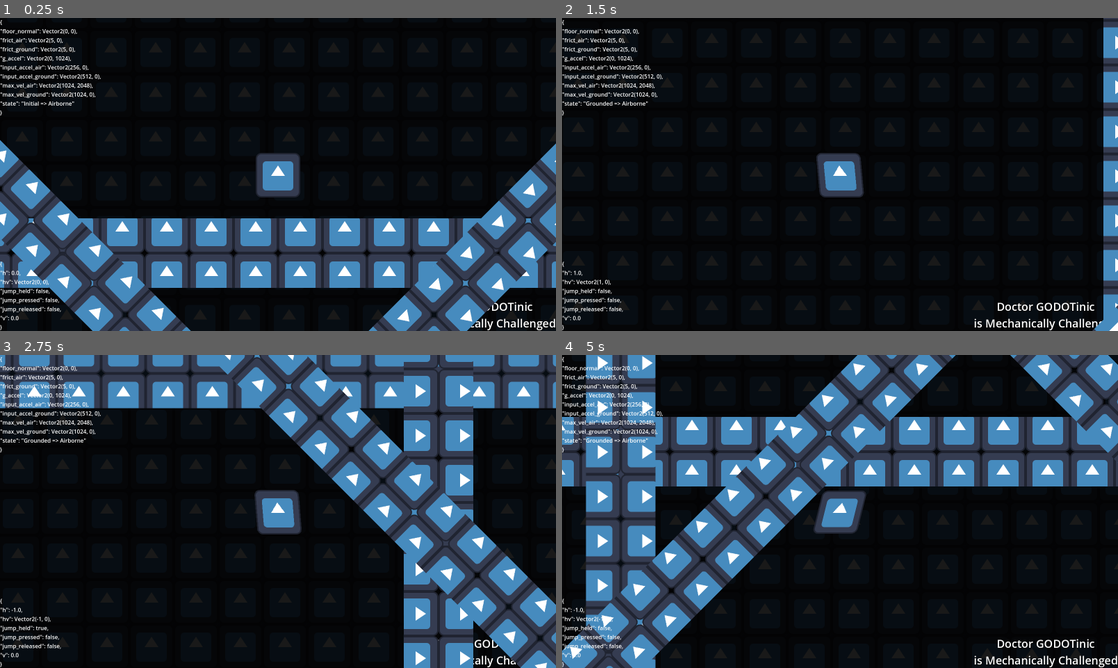
Above: before the commit, frames 1-4 (two rows, left to right).
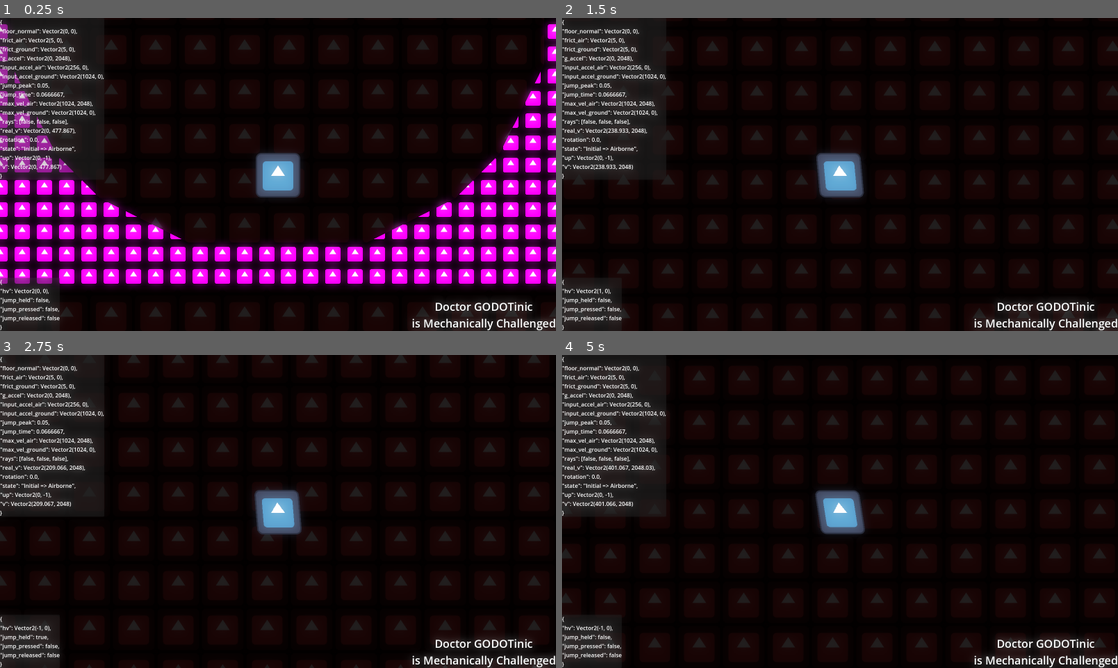
Above: after the commit, the same moments.

Repository: MechanicallyChallengedOrg/SlopesAndLoops
Game: Godot game, scene res://scenes/main.tscn
The game is run twice, just before and just after one commit, with the same random seed, the same clock (stepped at 60 frames per second) and the same inputs. The engine's default icon, where the game draws it, is replaced by a stand-in: a white triangle on a blue panel in a dark square.
Inputs:
- Up to frame 1 (0.25 s): no input
- Up to frame 2 (1.5 s): hold Space (jump) 0.53-1.28 s; hold D (right) from 0.53 s (still down); tap Space (jump) at 1.35 s
- Up to frame 3 (2.75 s): tap Space (jump) at 1.52, 1.82 s; release D (right) at 2.03 s; hold A (left) from 2.03 s (still down); hold Space (jump) from 2.03 s (still down)
- Up to frame 4 (5 s): release A (left) at 2.78 s; release Space (jump) at 2.78 s; hold D (right) 2.78-4.28 s; tap Space (jump) at 2.85, 3.02, 3.32, 4.35, 4.52, 4.82 s; hold Space (jump) 3.53-4.28 s; hold A (left) from 4.28 s (still down)

The runs differ from the first frame. In frame 1, 45% of the frame differs, in the area x 0-100%, y 0-100%; in frame 2, 15%; in frame 3, 46%; in frame 4, 50%.

Commit message:
turns out, godot snap to ground is magic

Diff:
--- a/godot4/gdscript/zaft/scenes/debug.tscn
+++ b/godot4/gdscript/zaft/scenes/debug.tscn
@@ -11,18 +11,15 @@
 grow_vertical = 2
 script = ExtResource("1_ht3bs")
 
-[node name="TopLeft" type="Control" parent="."]
+[node name="TopLeft" type="PanelContainer" parent="."]
 layout_mode = 1
-anchors_preset = 0
-offset_right = 40.0
-offset_bottom = 40.0
+offset_right = 1.0
+offset_bottom = 23.0
 
 [node name="PlayerStats" type="Label" parent="TopLeft"]
-layout_mode = 1
-offset_right = 40.0
-offset_bottom = 23.0
+layout_mode = 2
 
-[node name="BottomLeft" type="Control" parent="."]
+[node name="BottomLeft" type="PanelContainer" parent="."]
 layout_mode = 1
 anchors_preset = 2
 anchor_top = 1.0
@@ -32,10 +29,4 @@
 grow_vertical = 0
 
 [node name="PlayerInput" type="Label" parent="BottomLeft"]
-layout_mode = 1
-anchors_preset = 2
-anchor_top = 1.0
-anchor_bottom = 1.0
-offset_top = -23.0
-offset_right = 40.0
-grow_vertical = 0
+layout_mode = 2
--- a/godot4/gdscript/zaft/scenes/floor.tscn
+++ /dev/null
@@ -1,19 +0,0 @@
-[gd_scene load_steps=3 format=3 uid="uid://ih6x3irfv763"]
-
-[ext_resource type="Material" uid="uid://3p58vxj217eb" path="res://resources/floor-shader-material-resource.tres" id="1_mggru"]
-[ext_resource type="Texture2D" uid="uid://dm05le0o5xj5o" path="res://assets/icon.svg" id="2_s07sc"]
-
-[node name="Floor" type="Node2D"]
-
-[node name="Area2D" type="StaticBody2D" parent="."]
-position = Vector2(-1, 0)
-
-[node name="CollisionPolygon2D" type="CollisionPolygon2D" parent="Area2D"]
-polygon = PackedVector2Array(-1600, -100, -1600, 100, 1600, 100, 1600, -100)
-
-[node name="Polygon2D" type="Polygon2D" parent="."]
-texture_repeat = 2
-material = ExtResource("1_mggru")
-use_parent_material = true
-texture = ExtResource("2_s07sc")
-polygon = PackedVector2Array(-1600, -100, -1600, 100, 1600, 100, 1600, -100)
--- a/godot4/gdscript/zaft/scenes/level.tscn
+++ b/godot4/gdscript/zaft/scenes/level.tscn
@@ -1,34 +1,27 @@
 [gd_scene load_steps=2 format=3 uid="uid://bfq2wpblianl0"]
 
-[ext_resource type="PackedScene" uid="uid://ih6x3irfv763" path="res://scenes/floor.tscn" id="1_wbgkv"]
+[ext_resource type="PackedScene" uid="uid://ih6x3irfv763" path="res://scenes/loop_prison.tscn" id="1_wbgkv"]
 
 [node name="Level" type="Node2D"]
 
-[node name="Floor" parent="." instance=ExtResource("1_wbgkv")]
+[node name="Bottom" type="Node2D" parent="."]
 
-[node name="Floor6" parent="." instance=ExtResource("1_wbgkv")]
-position = Vector2(0, -2002)
+[node name="Floor" parent="Bottom" instance=ExtResource("1_wbgkv")]
+position = Vector2(126, 0)
 
-[node name="Floor7" parent="." instance=ExtResource("1_wbgkv")]
-position = Vector2(-1037, -785)
-rotation = 1.57079
+[node name="Floor2" parent="Bottom" instance=ExtResource("1_wbgkv")]
+position = Vector2(-128, 0)
+rotation = 3.14159
+scale = Vector2(1, -1)
 
-[node name="Floor8" parent="." instance=ExtResource("1_wbgkv")]
-position = Vector2(971, -863)
-rotation = 1.57079
+[node name="Bottom2" type="Node2D" parent="."]
+position = Vector2(0, -1536)
+scale = Vector2(1, -1)
 
-[node name="Floor2" parent="." instance=ExtResource("1_wbgkv")]
-position = Vector2(-620, -4)
-rotation = 0.785397
+[node name="Floor" parent="Bottom2" instance=ExtResource("1_wbgkv")]
+position = Vector2(126, 0)
 
-[node name="Floor3" parent="." instance=ExtResource("1_wbgkv")]
-position = Vector2(630, -4)
-rotation = 2.35619
-
-[node name="Floor4" parent="." instance=ExtResource("1_wbgkv")]
-position = Vector2(-620, -1874)
-rotation = -0.785397
-
-[node name="Floor5" parent="." instance=ExtResource("1_wbgkv")]
-position = Vector2(630, -1874)
-rotation = 0.785397
+[node name="Floor2" parent="Bottom2" instance=ExtResource("1_wbgkv")]
+position = Vector2(-128, 0)
+rotation = 3.14159
+scale = Vector2(1, -1)
--- /dev/null
+++ b/godot4/gdscript/zaft/scenes/loop_prison.tscn
@@ -0,0 +1,22 @@
+[gd_scene load_steps=4 format=3 uid="uid://ih6x3irfv763"]
+
+[ext_resource type="Shader" path="res://shaders/floor-shader.gdshader" id="1_uq2x5"]
+[ext_resource type="Texture2D" uid="uid://dm05le0o5xj5o" path="res://assets/icon.svg" id="3_j564a"]
+
+[sub_resource type="ShaderMaterial" id="ShaderMaterial_sjhay"]
+shader = ExtResource("1_uq2x5")
+shader_parameter/target_position = Vector2(0, 0)
+shader_parameter/parallax_scale = 0.1
+
+[node name="LoopPrison" type="Node2D"]
+material = SubResource("ShaderMaterial_sjhay")
+
+[node name="Body" type="StaticBody2D" parent="."]
+position = Vector2(-1, 0)
+
+[node name="Polygon" type="Polygon2D" parent="."]
+texture_repeat = 2
+use_parent_material = true
+texture = ExtResource("3_j564a")
+texture_scale = Vector2(2, 2)
+polygon = PackedVector2Array(-128, 0, -128, 128, 768, 128, 768, -768, 640, -768, 640, -512, 510.862, -254.862, 384, -128, 128.628, 0)
--- a/godot4/gdscript/zaft/scenes/main.tscn
+++ b/godot4/gdscript/zaft/scenes/main.tscn
@@ -1,6 +1,14 @@
-[gd_scene load_steps=2 format=3 uid="uid://dsx7krl275h86"]
+[gd_scene load_steps=3 format=3 uid="uid://dsx7krl275h86"]
 
 [ext_resource type="Script" path="res://scripts/main.gd" id="1_auwbs"]
+
+[sub_resource type="Environment" id="Environment_qaqyd"]
+background_mode = 3
+background_canvas_max_layer = 20
+glow_enabled = true
+glow_intensity = 1.0
+glow_bloom = 0.5
+glow_hdr_threshold = 0.8
 
 [node name="Main" type="CanvasLayer"]
 script = ExtResource("1_auwbs")
@@ -17,3 +25,6 @@
 [node name="Menu" type="CanvasLayer" parent="."]
 
 [node name="Debug" type="CanvasLayer" parent="."]
+
+[node name="WorldEnvironment" type="WorldEnvironment" parent="."]
+environment = SubResource("Environment_qaqyd")
--- a/godot4/gdscript/zaft/scenes/player.tscn
+++ b/godot4/gdscript/zaft/scenes/player.tscn
@@ -9,16 +9,16 @@
 [ext_resource type="Script" path="res://scripts/player/state/initial-node.gd" id="6_pqp8b"]
 [ext_resource type="Script" path="res://scripts/player/state/grounded-node.gd" id="7_7esna"]
 
-[sub_resource type="CapsuleShape2D" id="CapsuleShape2D_3vk3y"]
-radius = 48.0
-height = 128.0
+[sub_resource type="CircleShape2D" id="CircleShape2D_kdi4y"]
+radius = 64.0
 
 [node name="Player" type="CharacterBody2D"]
+collision_layer = 2
 script = ExtResource("1_2u3n7")
 
 [node name="Collider" type="CollisionShape2D" parent="."]
 z_index = 2
-shape = SubResource("CapsuleShape2D_3vk3y")
+shape = SubResource("CircleShape2D_kdi4y")
 
 [node name="Logic" type="Node" parent="."]
 
@@ -51,15 +51,12 @@
 [node name="Rays" type="Node2D" parent="."]
 
 [node name="CenterDown" type="RayCast2D" parent="Rays"]
-target_position = Vector2(0, 65)
-
-[node name="CenterDownExt" type="RayCast2D" parent="Rays"]
-target_position = Vector2(0, 72)
+target_position = Vector2(0, 66)
 
 [node name="LeftDown" type="RayCast2D" parent="Rays"]
 position = Vector2(-64, 0)
-target_position = Vector2(0, 64)
+target_position = Vector2(0, 62)
 
 [node name="RightDown" type="RayCast2D" parent="Rays"]
 position = Vector2(64, 0)
-target_position = Vector2(0, 64)
+target_position = Vector2(0, 62)
--- /dev/null
+++ b/godot4/gdscript/zaft/scripts/floor-scene.gd
@@ -0,0 +1,9 @@
+class_name LoopPrisonScene extends Node2D
+
+@onready var body : StaticBody2D = $Body
+@onready var poly : Polygon2D = $Polygon
+
+func _ready() -> void:
+  var c := CollisionPolygon2D.new()
+  c.polygon = poly.polygon
+  body.add_child(c)
--- a/godot4/gdscript/zaft/scripts/main-camera-scene.gd
+++ b/godot4/gdscript/zaft/scripts/main-camera-scene.gd
@@ -7,6 +7,7 @@
 
 func _ready() -> void:
   set_process(follow_node != null)
+  # zoom = Vector2(2, 2)
 
 func _process(delta: float) -> void:
   global_position = lerp(global_position, follow_node.global_position, min(follow_speed * delta, 1.0))
--- a/godot4/gdscript/zaft/scripts/player/character-scene.gd
+++ b/godot4/gdscript/zaft/scripts/player/character-scene.gd
@@ -1,12 +1,8 @@
 class_name PlayerCharacterScene extends CharacterBody2D
-
-signal after_physics_update(delta:float)
-signal before_physics_update(delta:float)
 
 @export var stats : PlayerCharacterStatsResource = PlayerCharacterStatsResource.new()
 @onready var input : PlayerCharacterInputNode = $Logic/Input
 @onready var ray_center_down : RayCast2D = $Rays/CenterDown
-@onready var ray_center_down_ext : RayCast2D = $Rays/CenterDownExt
 @onready var ray_right_down : RayCast2D = $Rays/RightDown
 @onready var ray_left_down : RayCast2D = $Rays/LeftDown
 @onready var sprite : Sprite2D = $Visual/Head
@@ -16,9 +12,6 @@
 
 func _ready() -> void:
   floor_max_angle = deg_to_rad(89)
-  floor_snap_length = 16.0
-
-func _physics_process(delta: float) -> void:
-  before_physics_update.emit(delta)
-  move_and_slide()
-  after_physics_update.emit(delta)
+  floor_constant_speed = deg_to_rad(89)
+  floor_snap_length = 1.5
+  max_slides = 8
--- a/godot4/gdscript/zaft/scripts/player/input-node.gd
+++ b/godot4/gdscript/zaft/scripts/player/input-node.gd
@@ -1,16 +1,7 @@
 class_name PlayerCharacterInputNode extends Node
 
-# input along the horizontal axis (relative to player)
-# if the player is on the ground, h is the same as x
-# if the player is upside down, h is the same as -x
-# if the player is 90 deg sideways, it is the same as y or -y
 @export var h := 0.0
-# input along the vertical axis (relative to player)
-# if the player is on the ground, h is the same as y
-# if the player is upside down, h is the same as -y
-# if the player is 90 deg sideways, it is the same as x or -x
 @export var v := 0.0
-# composite input horizontal and vertical (relative to player)
 @export var hv := Vector2(h, v)
 @export var jump_pressed := false
 @export var jump_held := false
@@ -26,8 +17,6 @@
 
 func _to_string() -> String:
   return var_to_str({
-    "h":h,
-    "v":v,
     "hv":hv,
     "jump_released":jump_released,
     "jump_held":jump_held,
--- a/godot4/gdscript/zaft/scripts/player/state/airborne-node.gd
+++ b/godot4/gdscript/zaft/scripts/player/state/airborne-node.gd
@@ -2,14 +2,16 @@
 
 @onready var player : PlayerCharacterScene = owner
 
-func _ready() -> void:
-  player.after_physics_update.connect(may_transition_to_ground)
-
 func _physics_process(delta: float) -> void:
   if player.stats.state != player.stats.STATE.Airborne: return
+  if player.stats.jump_time <= player.stats.jump_peak:
+    player.stats.jump_time += delta
   physics_process_airborne(delta)
+  player.move_and_slide()
+  process_after_physics_update(delta)
 
-func may_transition_to_ground(_delta:float):
+func process_after_physics_update(_delta:float):
+  if player.stats.state != player.stats.STATE.Airborne: return
   if player.is_on_floor(): player.stats.state = player.stats.STATE.Grounded
 
 func physics_process_airborne(delta:float):
@@ -20,11 +22,10 @@
   rel_vel = rel_vel.clamp(-player.stats.max_vel_air, player.stats.max_vel_air)
   player.velocity = rel_vel.rotated(player.rotation)
 
-  var angle := Vector2.UP.angle_to(player.up_direction)
-  var rotation_delta := angle - player.rotation
-  if not is_zero_approx(rotation_delta):
-    player.up_direction = player.up_direction.rotated(rotation_delta)
-    player.rotate(rotation_delta)
+  var angle := player.up_direction.angle_to(Vector2.UP)
+  if not is_zero_approx(angle):
+    player.up_direction = player.up_direction.rotated(angle)
+    player.rotate(angle)
 
 func accel_frict(rel_vel:Vector2,delta:float) -> Vector2:
   if not is_zero_approx(player.input.h) or rel_vel.is_zero_approx(): return Vector2.ZERO
@@ -34,4 +35,7 @@
   return Vector2.RIGHT * player.input.h * player.stats.input_accel_air.x * delta
 
 func accel_gravity(_delta:float) -> Vector2:
+  if player.stats.jump_time <= player.stats.jump_peak:
+    var remainder := player.stats.jump_time / player.stats.jump_peak
+    return player.stats.jump_initial_vel.y * remainder * player.up_direction
   return player.stats.g_accel * _delta
--- a/godot4/gdscript/zaft/scripts/player/state/grounded-node.gd
+++ b/godot4/gdscript/zaft/scripts/player/state/grounded-node.gd
@@ -2,18 +2,23 @@
 
 @onready var player : PlayerCharacterScene = owner
 
-func _ready() -> void:
-  player.after_physics_update.connect(on_after_physics_update)
-
 func _physics_process(delta: float) -> void:
   if player.stats.state != player.stats.STATE.Grounded: return
   physics_process_grounded(delta)
+  player.move_and_slide()
+  process_after_physics_update(delta)
 
 func initiate_jump():
   player.velocity += player.stats.jump_initial_vel.y * player.up_direction
+  player.stats.jump_time = 0.0
   player.move_and_slide()
 
 func transition_to_airborne():
+  if player.ray_left_down.is_colliding() or\
+    player.ray_right_down.is_colliding() or\
+    player.ray_center_down.is_colliding():
+    player.apply_floor_snap()
+    return
   player.stats.state = player.stats.STATE.Airborne
 
 func current_ground_normal() -> Vector2:
@@ -33,9 +38,12 @@
     player.up_direction = player.up_direction.rotated(rotation_delta)
     player.rotate(rotation_delta)
 
-func on_after_physics_update(_delta:float):
-  if player.input.jump_pressed: initiate_jump()
-  if not player.is_on_floor(): return transition_to_airborne()
+func process_after_physics_update(_delta:float):
+  if player.stats.state != player.stats.STATE.Grounded: return
+  if player.input.jump_pressed:
+    initiate_jump()
+  if not player.is_on_floor():
+    return transition_to_airborne()
   snap_to_floor_angle_if_needed()
 
 func velocity_relative_to_absolute_axis() -> Vector2:
--- a/godot4/gdscript/zaft/scripts/player/stats-resource.gd
+++ b/godot4/gdscript/zaft/scripts/player/stats-resource.gd
@@ -2,7 +2,7 @@
 
 enum STATE { Initial = 0, Grounded, Airborne, Off }
 
-var player : CharacterBody2D
+var player : PlayerCharacterScene
 
 @export var state := STATE.Initial :
   set(v):
@@ -11,11 +11,13 @@
     print("state: %s => %s" % [STATE.find_key(state_prev), STATE.find_key(state)])
 
 @export var state_prev := STATE.Initial
-@export var g_accel := 8.0 * Vector2(0.0, 128.0)
-@export var jump_initial_vel := 8.0 * Vector2(0.0, 128.0)
+@export var jump_peak := 0.05
+@export var jump_time := jump_peak
+@export var g_accel := 16.0 * Vector2(0.0, 128.0)
+@export var jump_initial_vel := 4.0 * Vector2(0.0, 128.0)
 @export var max_vel_air := 8.0 * Vector2(128.0, 256.0)
 @export var max_vel_ground := 8.0 * Vector2(128.0, 0.0)
-@export var input_accel_ground := 4.0 * Vector2(128.0, 0.0)
+@export var input_accel_ground := 8.0 * Vector2(128.0, 0.0)
 @export var input_accel_air := 2.0 * Vector2(128.0, 0.0)
 @export var frict_ground := Vector2(5.0, 0.0)
 @export var frict_air := Vector2(5.0, 0.0)
@@ -23,6 +25,13 @@
 func _to_string() -> String:
   return var_to_str({
     "floor_normal": player.get_floor_normal(),
+    "rotation": player.rotation,
+    "up": player.up_direction,
+    "real_v": player.get_real_velocity(),
+    "v": player.velocity,
+    "rays": [player.ray_left_down.is_colliding(), player.ray_center_down.is_colliding(), player.ray_right_down.is_colliding()],
+    "jump_peak": jump_peak,
+    "jump_time": jump_time,
     "max_vel_ground":max_vel_ground,
     "max_vel_air":max_vel_air,
     "input_accel_ground":input_accel_ground,
--- /dev/null
+++ b/godot4/gdscript/zaft/scripts/polygon-collider-setup-node.gd
@@ -0,0 +1,10 @@
+class_name PolygonColliderSetupNode extends Node
+
+@onready var body : StaticBody2D = owner.get_node_or_null("Body")
+@onready var poly : Polygon2D = owner.get_node_or_null("Polygon")
+
+func copy_polygon_to_body(b:StaticBody2D=body,p:Polygon2D=poly):
+  if b == null or p == null : return
+  var c := CollisionPolygon2D.new()
+  c.polygon = poly.polygon
+  b.add_child(c)
--- a/godot4/gdscript/zaft/shaders/floor-shader.gdshader
+++ b/godot4/gdscript/zaft/shaders/floor-shader.gdshader
@@ -4,16 +4,9 @@
 uniform vec2 target_position = vec2(0.0, 0.0);
 uniform float parallax_scale = 0.1;
 
-void vertex() {
-	// Called for every vertex the material is visible on.
-}
-
 void fragment() {
   COLOR = texture(TEXTURE, UV);
-	// Called for every pixel the material is visible on.
+  COLOR.rgb = smoothstep(0.4, 1.0, COLOR).brb;
+  COLOR.rgb += COLOR.rgb;
+  COLOR.a = 0.9;
 }
-
-//void light() {
-	// Called for every pixel for every light affecting the CanvasItem.
-	// Uncomment to replace the default light processing function with this one.
-//}
--- a/godot4/gdscript/zaft/shaders/godot-background.gdshader
+++ b/godot4/gdscript/zaft/shaders/godot-background.gdshader
@@ -4,7 +4,11 @@
 uniform float parallax_scale = 0.1;
 
 void fragment() {
-  vec2 uv_parallax = UV + target_position * parallax_scale;
-  COLOR = texture(TEXTURE, uv_parallax);
+  vec2 uv_parallax1 = UV + target_position * parallax_scale * 0.1;
+  vec2 uv_parallax2 = UV + target_position * parallax_scale * 0.5;
+  vec2 uv_parallax3 = UV + target_position * parallax_scale * 0.25;
+  COLOR = texture(TEXTURE, uv_parallax1).brrr;
+    // texture(TEXTURE, uv_parallax2).gggg +
+    // texture(TEXTURE, uv_parallax3).bbbb;
   COLOR.a = 0.1;
 }
